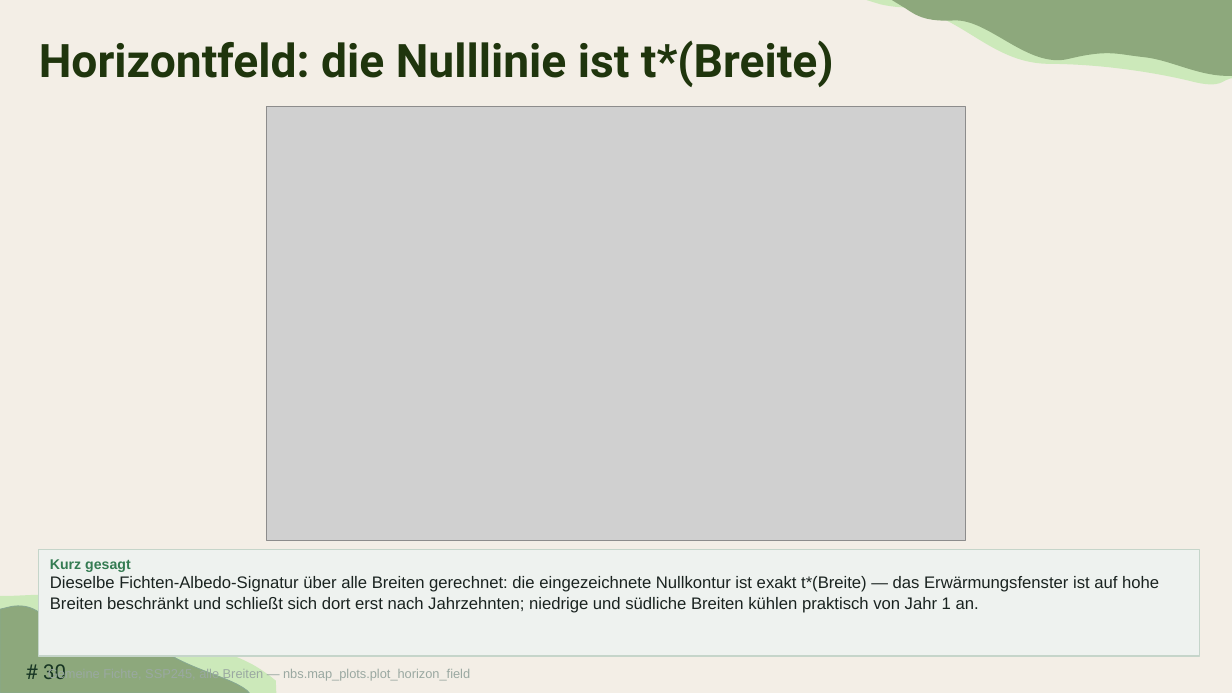
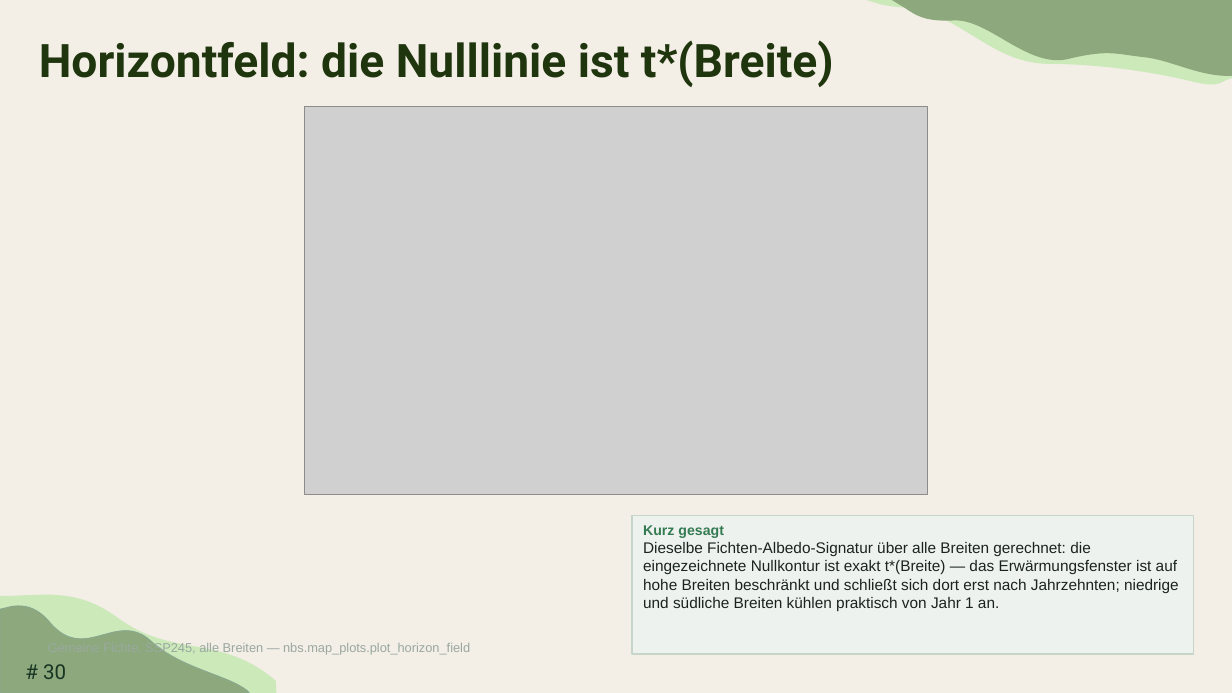
Before and after one commit to TimoDiepers/woodway, a slide deck: slide 30 of docs/slides/dissvortrag.pptx. Drawn at 1232x693 pixels with LibreOffice and Linux fonts; fonts in the diff are those of the drawing; grey boxes stand for pictures. Boxes give left, top, right and bottom in pixels: in the first picture for what was removed or moved away, otherwise in the second. Text is boxed around its words. In the diff, an @@ line names an element or a change of style, - is before the commit and + after.

```diff
--- a/docs/slides/dissvortrag.pptx
+++ b/docs/slides/dissvortrag.pptx
@@ picture: place and size @@
-picture at (267,106,966,541)
+picture at (304,106,928,494)
@@ rectangle "Kurz gesagt": place and size @@
-rectangle "Kurz gesagt" at (39,550,1200,656)
+rectangle "Kurz gesagt" at (632,516,1194,654)
@@ text in rectangle at (643,542,1179,611): size 13 to 12 pt @@
@@ text "Gemeine Fichte, SSP245, alle Breiten ..." rewrapped from (48,668,470,681) to (145,642,470,655) @@
```
Also in this commit, not shown: 6 other slides changed.
